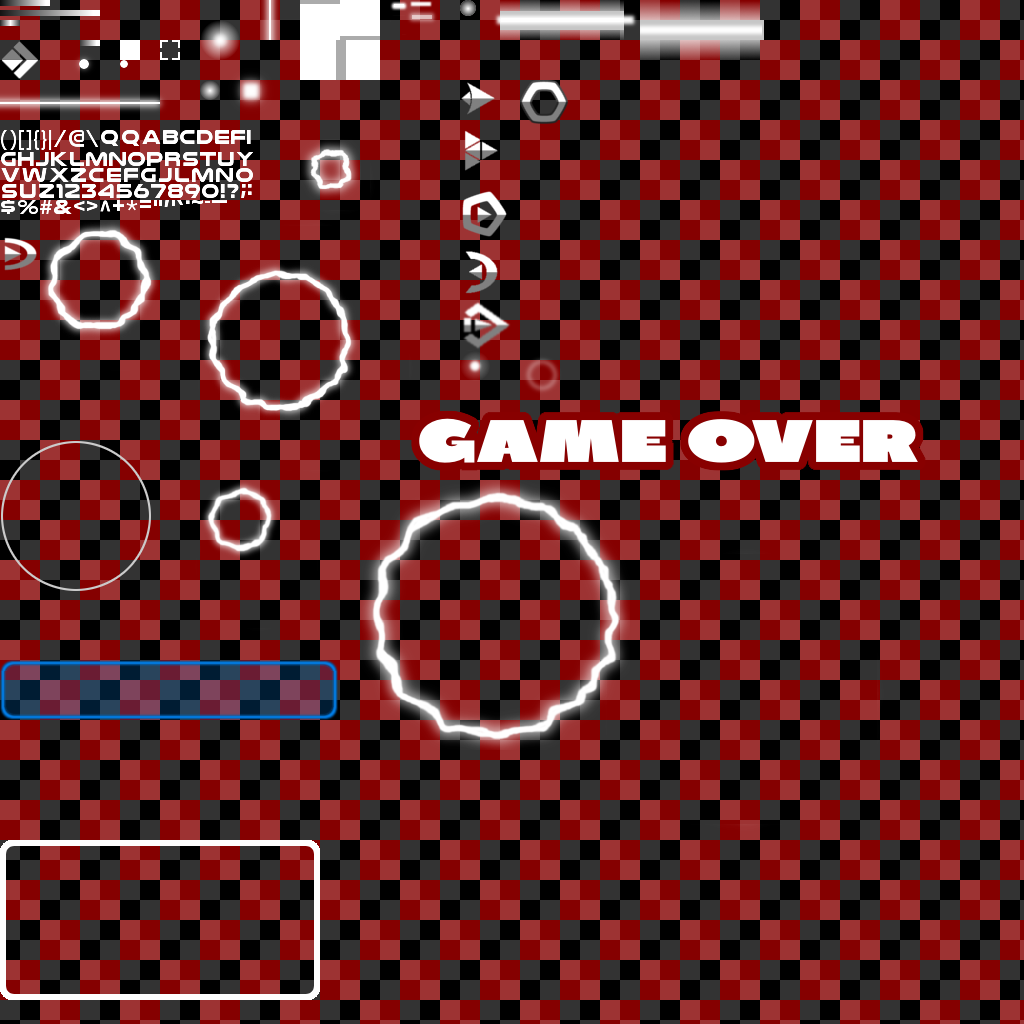
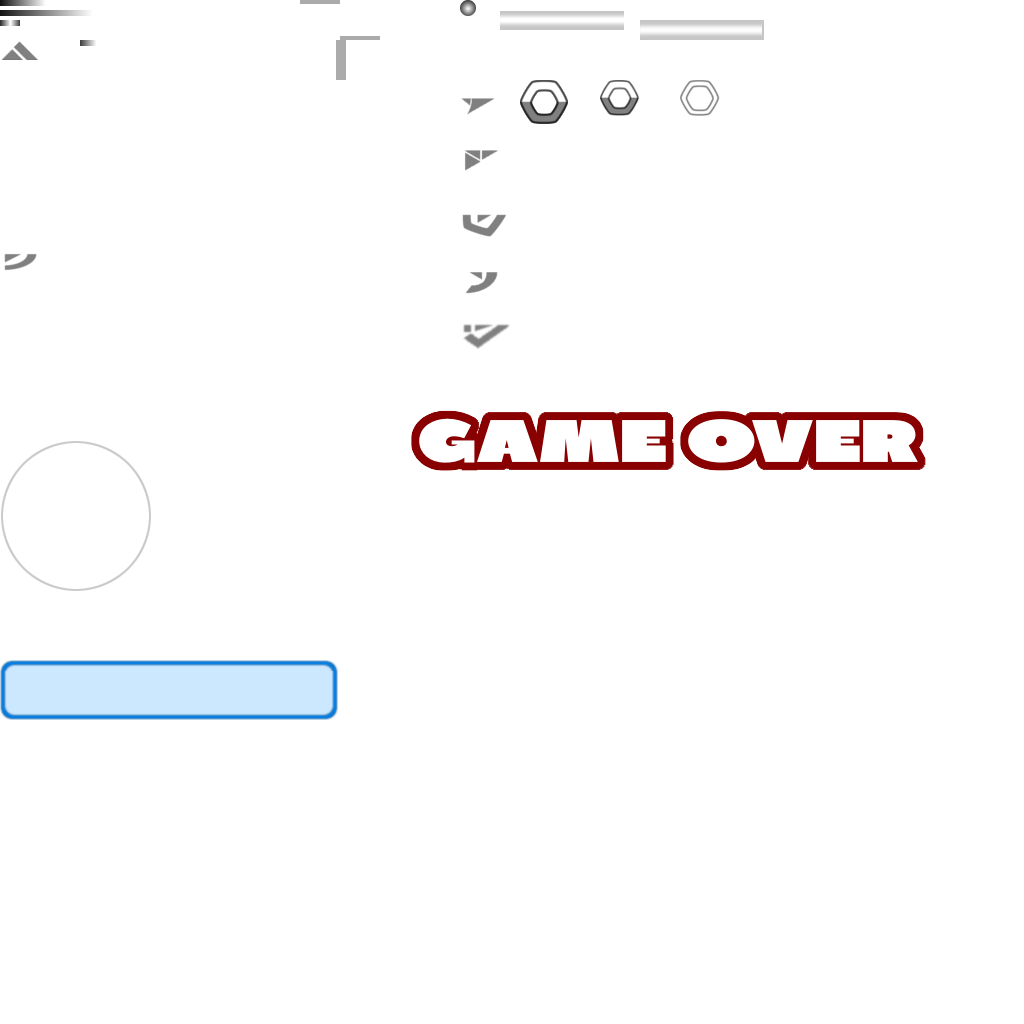
The second (1024, 1024) image is a revision of the first. Changes to its layers:
added layer "Ebene #8" above "Ebene #5" over (600, 121, 640, 158)
painted on "Ebene #24" over (520, 80, 720, 198)
hid "Ebene #17" over (0, 0, 1024, 1024)
